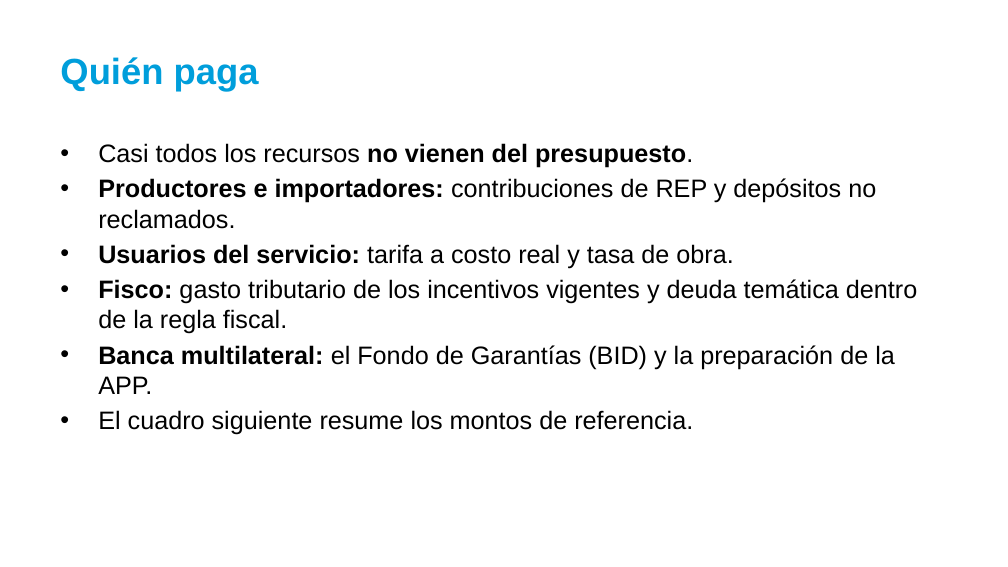
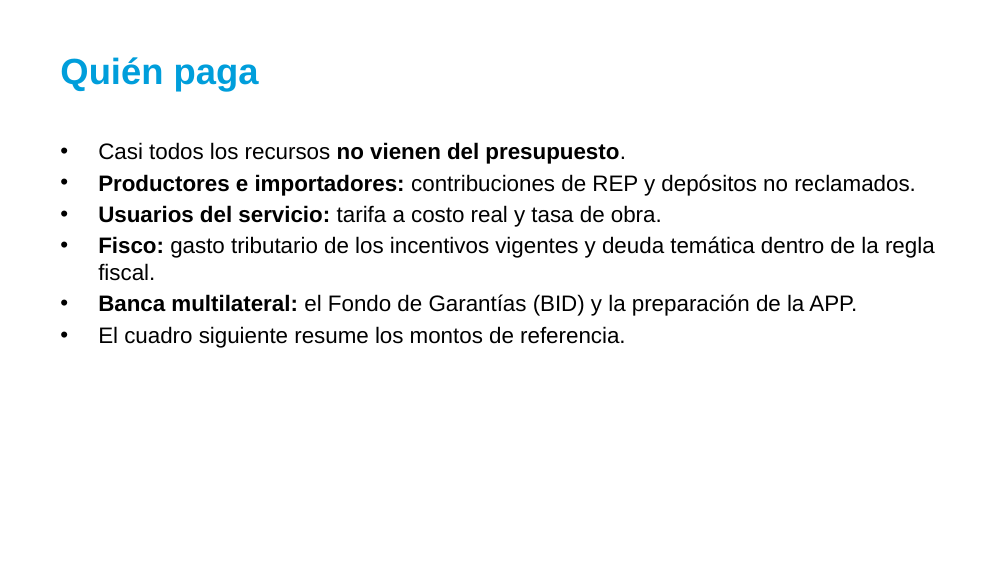
Before and after one commit to renatovargas/pan-ecirc, a slide deck: slide 32 of docs/slides/03-hoja-de-ruta/03-hoja-de-ruta.pptx. Drawn at 1008x567 pixels with LibreOffice and Linux fonts; fonts in the diff are those of the drawing. Boxes give left, top, right and bottom in pixels: in the first picture for what was removed or moved away, otherwise in the second. Text is boxed around its words. In the diff, an @@ line names an element or a change of style, - is before the commit and + after.

Commit message:
Cuadros a todo el ancho en los PowerPoint y guía de datos para equipos externos

```diff
--- a/docs/slides/03-hoja-de-ruta/03-hoja-de-ruta.pptx
+++ b/docs/slides/03-hoja-de-ruta/03-hoja-de-ruta.pptx
@@ text "Casi todos los recursos no ..." at <box>98,142,935,348</box>: size 18 to 16 pt @@
```
Also in this commit, not shown: 30 other slides changed, 12 other files.
